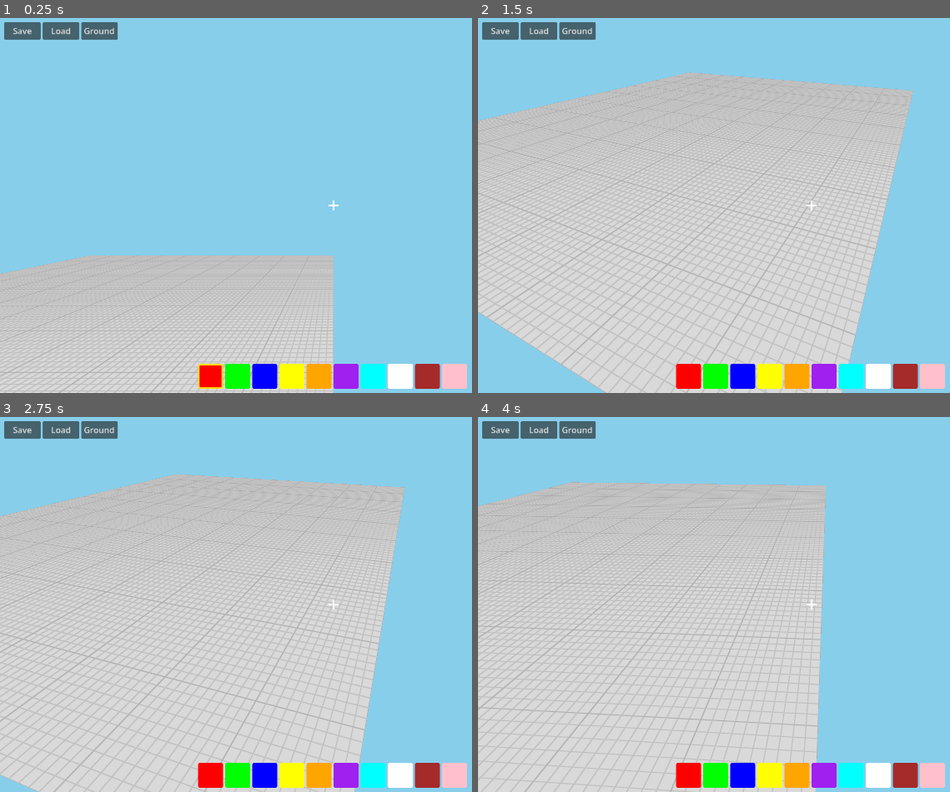
Above: before the commit, frames 1-4 (two rows, left to right).
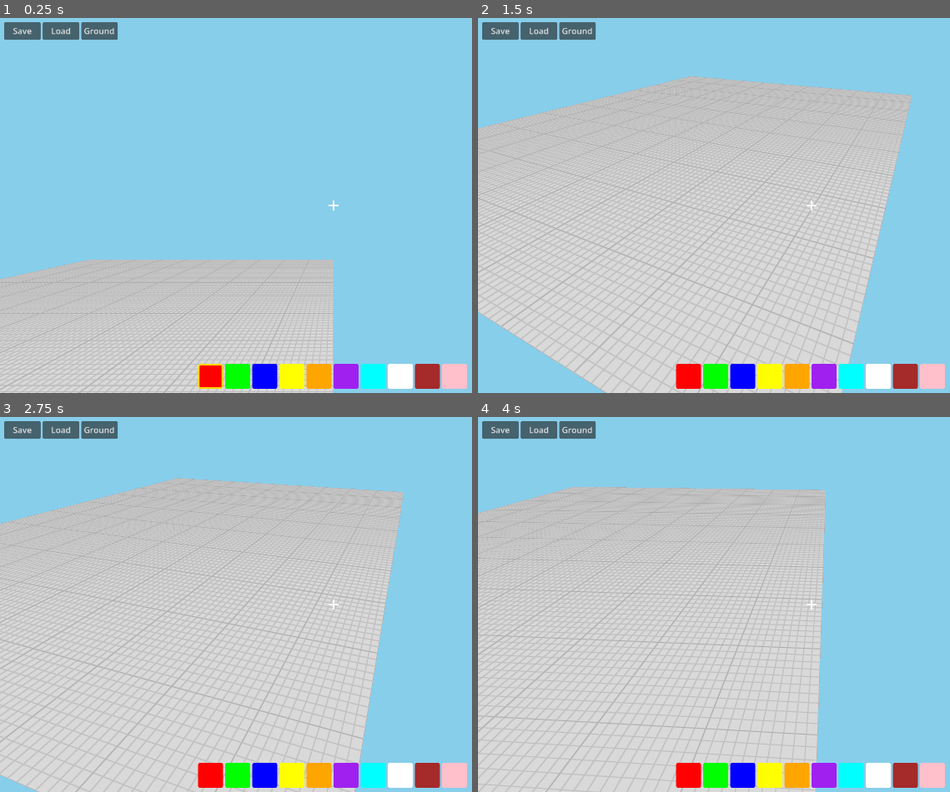
Above: after the commit, the same moments.

Repository: shbshc/building-game
Game: Godot game, scene res://scenes/main.tscn
The game is run twice, just before and just after one commit, with the same random seed, the same clock (stepped at 60 frames per second) and the same inputs.
Inputs (mouse positions are in pixels of both pictures, inside the frame that each line leads up to):
- Up to frame 1 (0.25 s): no input
- Up to frame 2 (1.5 s): click (690, 378) at 0.5 s; click (714, 378) at 1.25 s
- Up to frame 3 (2.75 s): click (264, 777) at 2 s
- Up to frame 4 (4 s): click (770, 777) at 2.75 s; click (798, 777) at 3.5 s

The runs differ from the first frame. In frame 1, 2.2% of the frame differs, in the area x 0-71%, y 63-100%; in frame 2, 6.8%, in the area x 0-93%, y 14-100%; in frame 3, 6.7%; in frame 4, 6.0%.

Commit message:
feat: fly/walk toggle via double-tap space, gravity in walk mode, taller character (2 blocks)

Diff:
--- a/project.godot
+++ b/project.godot
@@ -85,3 +85,8 @@
 "events": [Object(InputEventKey,"resource_local_to_scene":false,"resource_name":"","device":-1,"window_id":0,"alt_press …(190 unchanged characters)…
 ]
 }
+jump={
+"deadzone": 0.5,
+"events": [Object(InputEventKey,"resource_local_to_scene":false,"resource_name":"","device":-1,"window_id":0,"alt_pressed":false,"shift_pressed":false,"ctrl_pressed":false,"meta_pressed":false,"pressed":false,"keycode":32,"physical_keycode":0,"key_label":0,"unicode":32,"location":0,"echo":false,"script":null)
+]
+}
--- a/scenes/main.tscn
+++ b/scenes/main.tscn
@@ -10,7 +10,7 @@
 
 [sub_resource type="CapsuleShape3D" id="player_shape"]
 radius = 0.5
-height = 1.8
+height = 2.0
 
 [sub_resource type="Environment" id="env_default"]
 background_mode = 1
@@ -40,6 +40,7 @@
 shape = SubResource("player_shape")
 
 [node name="Camera3D" type="Camera3D" parent="CameraRig"]
+transform = Transform3D(1, 0, 0, 0, 1, 0, 0, 0, 1, 0, 1.6, 0)
 fov = 75.0
 fov = 75.0
 
--- a/scripts/camera_rig.gd
+++ b/scripts/camera_rig.gd
@@ -1,6 +1,7 @@
 extends CharacterBody3D
 
 @export var move_speed := 10.0
+@export var jump_velocity := 8.0
 @export var mouse_sensitivity := 0.002
 @export var min_pitch := -89.0
 @export var max_pitch := 89.0
@@ -9,10 +10,13 @@
 var pitch := 0.0
 var mouse_captured := true
 var scroll_cooldown := 0.0
+var is_flying := true
+var last_space_time := 0.0
+const DOUBLE_TAP_TIME := 0.3
+var gravity = ProjectSettings.get_setting("physics/3d/default_gravity")
 
 @onready var camera: Camera3D = $Camera3D
 @onready var inventory = $"../UI/UIContainer/InventoryBar"
-@onready var block_manager = $"../Blocks"
 
 func _ready():
     camera.projection = Camera3D.PROJECTION_PERSPECTIVE
@@ -28,25 +32,51 @@
         _toggle_mouse()
 
     if mouse_captured:
-        var input_dir := Vector3.ZERO
-        if Input.is_action_pressed("move_forward"):
-            input_dir.z -= 1
-        if Input.is_action_pressed("move_back"):
-            input_dir.z += 1
-        if Input.is_action_pressed("move_left"):
-            input_dir.x -= 1
-        if Input.is_action_pressed("move_right"):
-            input_dir.x += 1
-        if Input.is_action_pressed("move_up"):
-            input_dir.y += 1
-        if Input.is_action_pressed("move_down"):
-            input_dir.y -= 1
+        if Input.is_action_just_pressed("move_up"):
+            var now = Time.get_ticks_msec() / 1000.0
+            if now - last_space_time < DOUBLE_TAP_TIME:
+                is_flying = !is_flying
+                print("Mode: ", "FLY" if is_flying else "WALK")
+            last_space_time = now
 
-        if input_dir != Vector3.ZERO:
-            input_dir = input_dir.normalized()
-            velocity = global_transform.basis * input_dir * move_speed
+        if is_flying:
+            var input_dir := Vector3.ZERO
+            if Input.is_action_pressed("move_forward"):
+                input_dir.z -= 1
+            if Input.is_action_pressed("move_back"):
+                input_dir.z += 1
+            if Input.is_action_pressed("move_left"):
+                input_dir.x -= 1
+            if Input.is_action_pressed("move_right"):
+                input_dir.x += 1
+            if Input.is_action_pressed("move_up"):
+                input_dir.y += 1
+            if Input.is_action_pressed("move_down"):
+                input_dir.y -= 1
+            if input_dir != Vector3.ZERO:
+                input_dir = input_dir.normalized()
+                velocity = global_transform.basis * input_dir * move_speed
+            else:
+                velocity = Vector3.ZERO
         else:
-            velocity = Vector3.ZERO
+            var input_dir := Vector3.ZERO
+            if Input.is_action_pressed("move_forward"):
+                input_dir.z -= 1
+            if Input.is_action_pressed("move_back"):
+                input_dir.z += 1
+            if Input.is_action_pressed("move_left"):
+                input_dir.x -= 1
+            if Input.is_action_pressed("move_right"):
+                input_dir.x += 1
+            input_dir = input_dir.normalized() if input_dir != Vector3.ZERO else input_dir
+            var flat_velocity = global_transform.basis * input_dir * move_speed
+            velocity.x = flat_velocity.x
+            velocity.z = flat_velocity.z
+
+            if not is_on_floor():
+                velocity.y -= gravity * delta
+            if Input.is_action_just_pressed("move_up") and is_on_floor():
+                velocity.y = jump_velocity
 
     move_and_slide()
 
